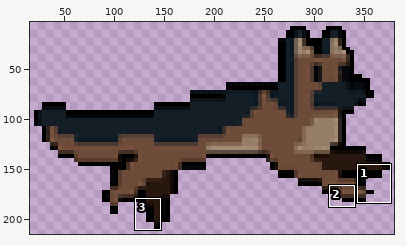
A sprite sheet gets an edit: img/dogRun2.PNG. Above: a wide view before the commit, with the close-up outlined.
Close-up. Old version:
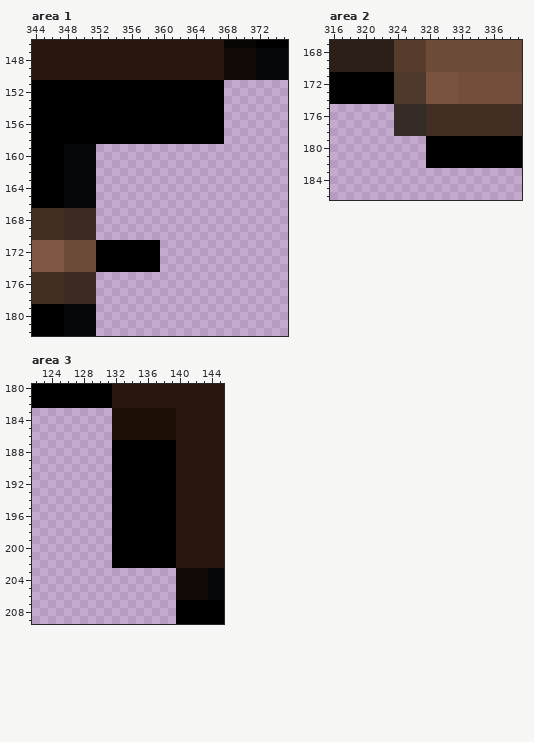
The file is 396x221 pixels. Pixels under 10% opacity are left out. Colours within 5 levels of each other are drawn and written as one. Shown: area 1: x 344..375, y 146..182; area 2: x 316..339, y 167..186; area 3: x 122..145, y 180..209. The wide view leaves out empty margins. The commit also changed other parts of the picture, which this record leaves out.
Once edited:
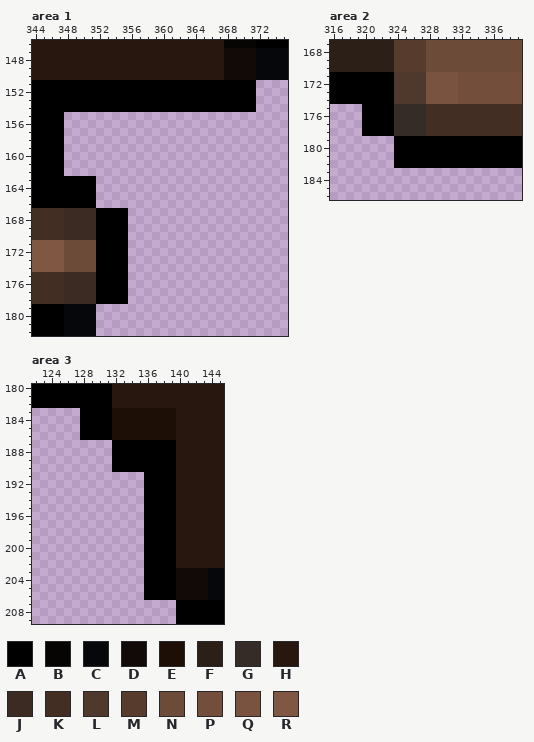
Palette (. is transparent): A #000000  B #070504  C #05070a  D #110a07  E #1d0e06  F #2c1f18  G #352b27  H #27170e  J #3c2b23  K #422e23  L #4f382c  M #573c2d  N #6d4b39  P #734e3a  Q #79533f  R #7f5742
Changes in this commit:
--- area 1
@@ x 344..375 @@
 150 HHHHHHHHHHHHHHHHHHHHHHHHDDDDCCCC
-151 AAAAAAAAAAAAAAAAAAAAAAAA........
-152 AAAAAAAAAAAAAAAAAAAAAAAA........
-153 AAAAAAAAAAAAAAAAAAAAAAAA........
-154 AAAAAAAAAAAAAAAAAAAAAAAA........
-155 AAAAAAAAAAAAAAAAAAAAAAAA........
-156 AAAAAAAAAAAAAAAAAAAAAAAA........
-157 AAAAAAAAAAAAAAAAAAAAAAAA........
-158 AAAAAAAAAAAAAAAAAAAAAAAA........
-159 AAAACCCC........................
-160 AAAACCCC........................
-161 AAAACCCC........................
-162 AAAACCCC........................
-163 AAAACCCC........................
-164 AAAACCCC........................
-165 AAAACCCC........................
-166 AAAACCCC........................
-167 KKKKJJJJ........................
-168 KKKKJJJJ........................
-169 KKKKJJJJ........................
-170 KKKKJJJJ........................
-171 RRRRNNNNAAAAAAAA................
-172 RRRRNNNNAAAAAAAA................
-173 RRRRNNNNAAAAAAAA................
-174 RRRRNNNNAAAAAAAA................
-175 KKKKJJJJ........................
-176 KKKKJJJJ........................
-177 KKKKJJJJ........................
-178 KKKKJJJJ........................
+151 AAAAAAAAAAAAAAAAAAAAAAAAAAAA....
+152 AAAAAAAAAAAAAAAAAAAAAAAAAAAA....
+153 AAAAAAAAAAAAAAAAAAAAAAAAAAAA....
+154 AAAAAAAAAAAAAAAAAAAAAAAAAAAA....
+155 AAAA............................
+156 AAAA............................
+157 AAAA............................
+158 AAAA............................
+159 AAAA............................
+160 AAAA............................
+161 AAAA............................
+162 AAAA............................
+163 AAAAAAAA........................
+164 AAAAAAAA........................
+165 AAAAAAAA........................
+166 AAAAAAAA........................
+167 KKKKJJJJAAAA....................
+168 KKKKJJJJAAAA....................
+169 KKKKJJJJAAAA....................
+170 KKKKJJJJAAAA....................
+171 RRRRNNNNAAAA....................
+172 RRRRNNNNAAAA....................
+173 RRRRNNNNAAAA....................
+174 RRRRNNNNAAAA....................
+175 KKKKJJJJAAAA....................
+176 KKKKJJJJAAAA....................
+177 KKKKJJJJAAAA....................
+178 KKKKJJJJAAAA....................
 179 AAAACCCC........................
--- area 2
@@ x 318..329 @@
 174 AAAAAALLLLQQ
-175 ......GGGGKK
-176 ......GGGGKK
-177 ......GGGGKK
-178 ......GGGGKK
-179 ..........AA
-180 ..........AA
-181 ..........AA
-182 ..........AA
+175 ..AAAAGGGGKK
+176 ..AAAAGGGGKK
+177 ..AAAAGGGGKK
+178 ..AAAAGGGGKK
+179 ......AAAAAA
+180 ......AAAAAA
+181 ......AAAAAA
+182 ......AAAAAA
 183 ............
--- area 3
@@ x 126..133 @@
 182 AAAAAAHH
-183 ......EE
-184 ......EE
-185 ......EE
-186 ......EE
+183 ..AAAAEE
+184 ..AAAAEE
+185 ..AAAAEE
+186 ..AAAAEE
 187 ......AA
@@ x 130..141 @@
 190 ..AAAAAAAAHH
-191 ..AAAAAAAAHH
-192 ..AAAAAAAAHH
-193 ..AAAAAAAAHH
-194 ..AAAAAAAAHH
-195 ..AAAAAAAAHH
-196 ..AAAAAAAAHH
-197 ..AAAAAAAAHH
-198 ..AAAAAAAAHH
-199 ..AAAAAAAAHH
-200 ..AAAAAAAAHH
-201 ..AAAAAAAAHH
-202 ..AAAAAAAAHH
-203 ..........DD
-204 ..........DD
-205 ..........DD
-206 ..........DD
+191 ......AAAAHH
+192 ......AAAAHH
+193 ......AAAAHH
+194 ......AAAAHH
+195 ......AAAAHH
+196 ......AAAAHH
+197 ......AAAAHH
+198 ......AAAAHH
+199 ......AAAAHH
+200 ......AAAAHH
+201 ......AAAAHH
+202 ......AAAAHH
+203 ......AAAADD
+204 ......AAAADD
+205 ......AAAADD
+206 ......AAAADD
 207 ..........AA
Changed places in both close-ups, as pixel boxes (x1, y1, x2, y2):
changed: (64, 80, 256, 304)
added: (362, 104, 426, 168)
changed: (80, 408, 176, 600)
